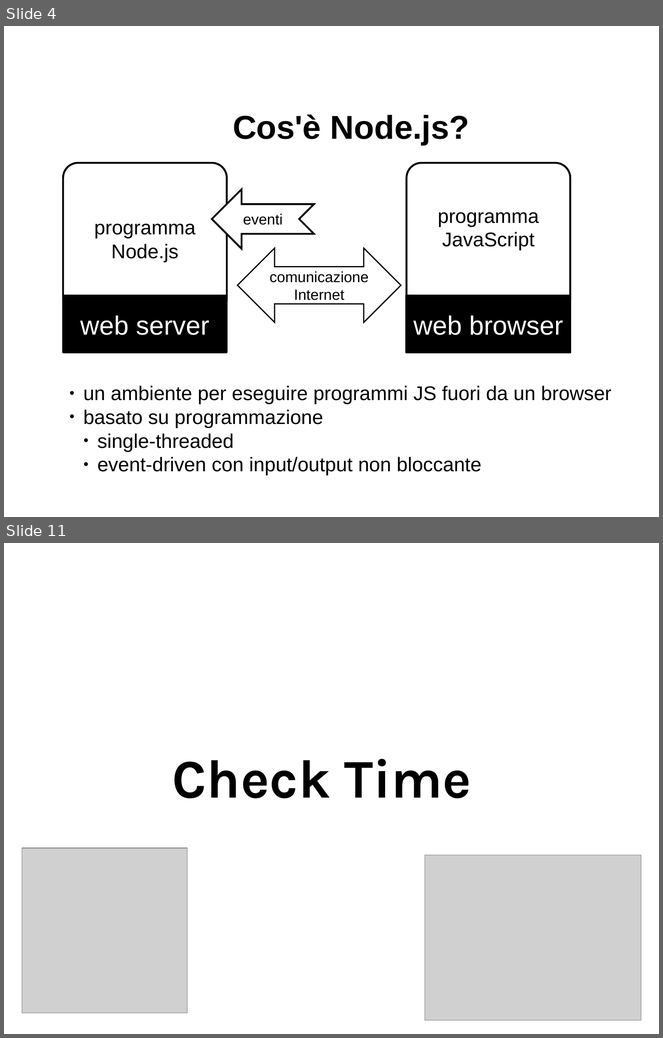
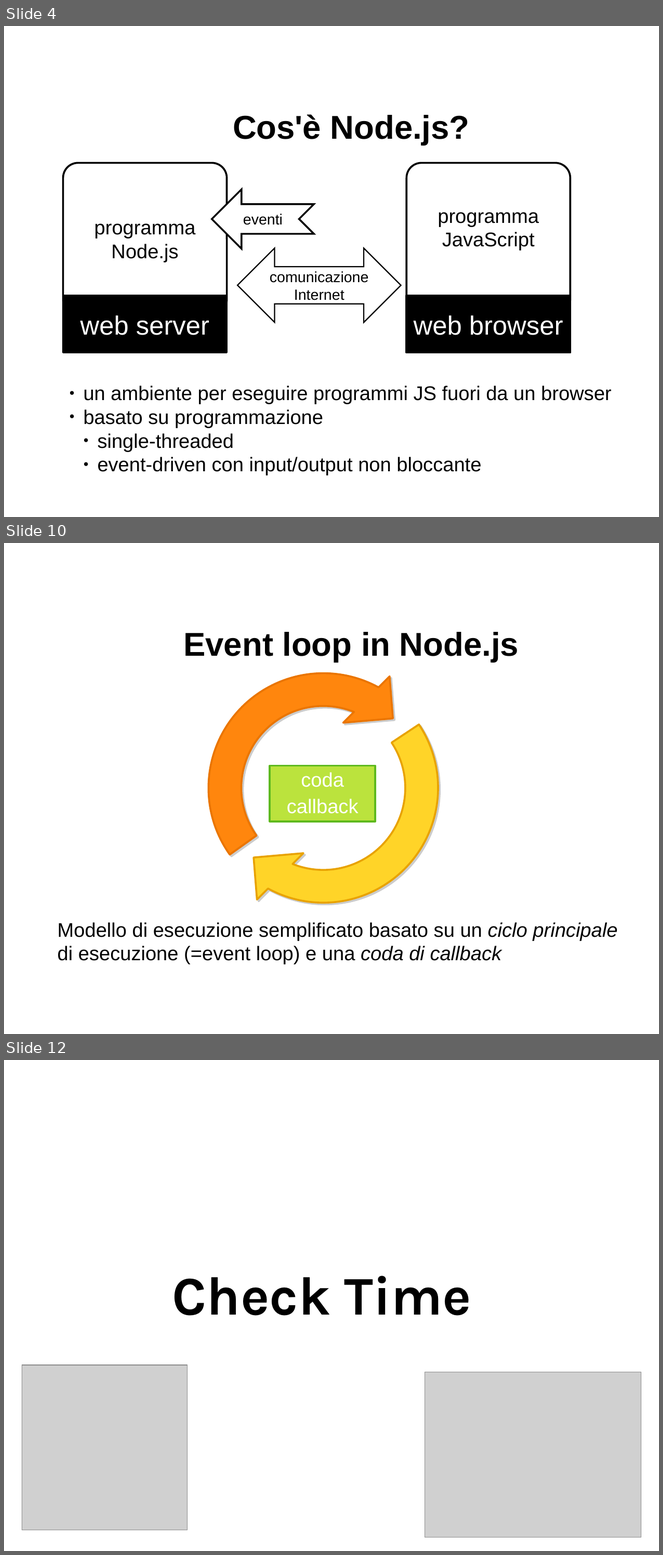
Before and after one commit to davideancona/minicorsiRAISE, a slide deck: iot/NodeJs1.odp. Shown one above the other, each under a label of ours: slides 4 and 11 before the commit, slides 4, 10 and 12 after it; the slides between them are not shown. The pictures are 663x1038 and 663x1555 pixels, drawn with LibreOffice and Linux fonts; fonts in the diff are those of the drawing; grey boxes stand for pictures. Boxes give left, top, right and bottom in pixels: in the first picture for what was removed or moved away, otherwise in the second. Text is boxed around its words. In the diff, an @@ line names an element or a change of style, - is before the commit and + after.

```diff
--- a/iot/NodeJs1.odp
+++ b/iot/NodeJs1.odp
@@ slide 10 added at <box>4,543,659,1034</box>, background #FFFFFF @@
@@ circular arrow added at <box>138,602,509,974</box>, fill #FFD428, outline #E8A202 2.3 pt @@
@@ circular arrow added at <box>138,603,509,975</box>, fill #FF860D, outline #EA7500 2.3 pt @@
@@ text added at <box>183,632,519,662</box>, 40 pt, text #000000, bold @@
+Event loop in Node.js
@@ rectangle added at <box>270,766,376,822</box>, fill #BBE33D, outline #5EB91E 2.3 pt, 24 pt, text #FFFFFF @@
+coda
+callback
@@ text added at <box>58,923,618,965</box>, 24 pt, text #000000 @@
+Modello di esecuzione semplificato basato su un ciclo principale di esecuzione (=event loop) e una coda di callback
@@ what was slide 11 is now slide 12 @@
```
Also in this commit, not shown: 6 slides changed.
